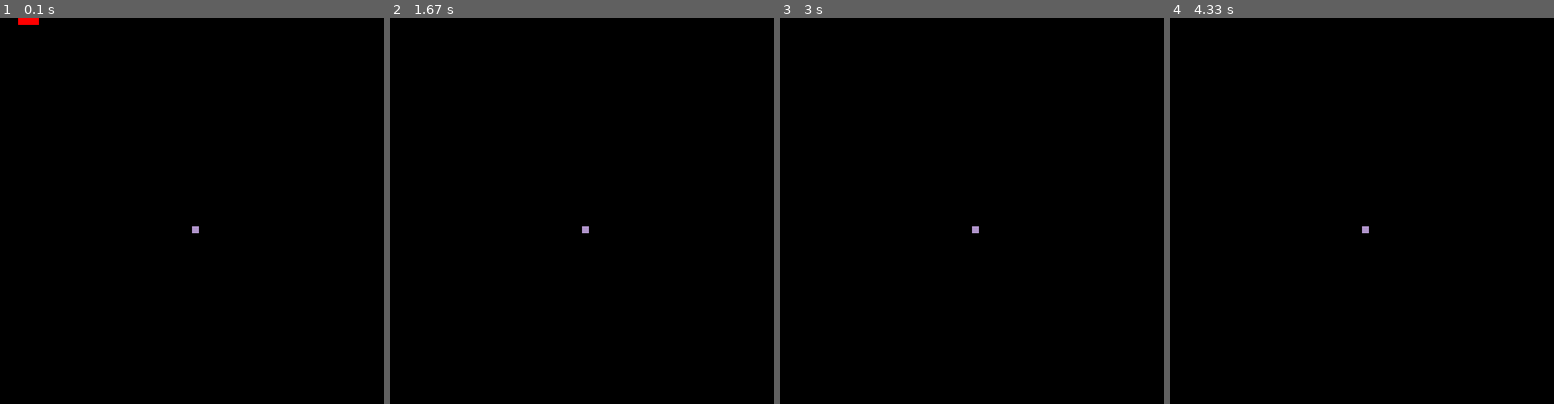
Above: before the commit, frames 1-4 (left to right).
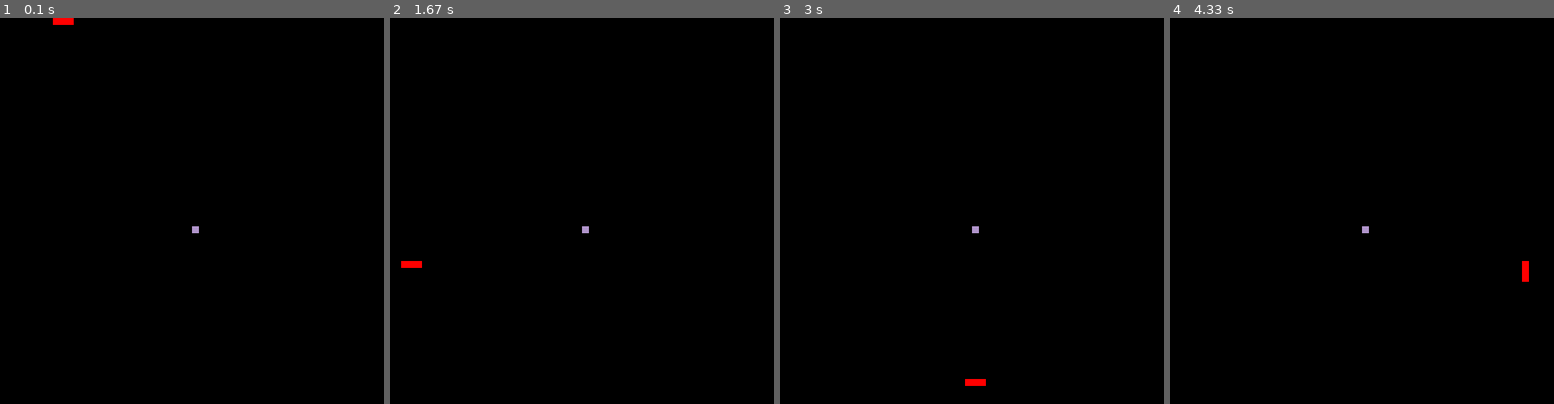
Above: after the commit, the same moments.

Repository: ERockZ/hackalytix-pygame
Game: pygame game, started from Application.py
Same seed, same stepped clock (60 frames per second), same inputs: the game is played once before the commit and once after it.
Inputs:
- Up to frame 1 (0.1 s): no input
- Up to frame 2 (1.67 s): hold Right 0.33-0.8 s; hold Up 0.83-1.3 s; hold Right from 1.33 s (still down)
- Up to frame 3 (3 s): release Right at 1.8 s; hold Down 2.4-2.7 s; hold Left from 2.73 s (still down)
- Up to frame 4 (4.33 s): release Left at 3.13 s; hold Up 3.17-3.53 s; hold Right 3.57-4.2 s; hold Down from 4.23 s (still down)

The runs differ from the first frame. In frame 1, 0.2% of the frame differs, in the area x 4-20%, y 0-2%; in frame 2, 0.1%; in frame 3, 0.1%; in frame 4, 0.1%.

Commit message:
added obstacles implemented growing procedure for the snake type GameObject

Diff:
--- a/Application.py
+++ b/Application.py
@@ -2,7 +2,7 @@
 import random
 
 class Box:
-    def __init__(self, x, y, color):
+    def __init__(self, x, y, color=(255, 0, 0)):
         self.width = 10
         self.height = 10
         self.x = x
@@ -21,10 +21,19 @@
             Box(50, 0, (255, 0, 0))
         ]
         self.velocity = 10
+        self.just_ate = False
 
     def draw(self, window):
         for box in self.body:
             box.draw(window)
+
+
+    def prepare_growth(self):
+        self.just_ate = True
+
+
+    def grow(self, x, y):
+        self.body.append(Box(x, y))
 
     def drag_tail(self, pred_x, pred_y):
         for i in range(1, len(self.body)):
@@ -34,6 +43,10 @@
             self.body[i].y = pred_y
             pred_x = curr_pos_x
             pred_y = curr_pos_y
+            if i == len(self.body)-1 and self.just_ate:
+                self.grow(curr_pos_x, curr_pos_y)
+                self.just_ate = False
+
 
     def move_left(self):
         predecessor_pos_x = self.body[0].x
@@ -58,6 +71,14 @@
         predecessor_pos_y = self.body[0].y
         self.body[0].y += 10
         self.drag_tail(predecessor_pos_x, predecessor_pos_y)
+
+    def check_self_collision(self):
+        head_box = self.body[0]
+        for i in range(1, len(self.body)):
+            body_box = self.body[i]
+            if head_box.x == body_box.x and head_box.y == body_box.y:
+                return True
+        return False
 
     def check_collision(self, box):
         for el in self.body:
@@ -77,17 +98,20 @@
         self.is_running = True
         self.snake = Snake()
         self.food = Food(300, 300, self.generate_color())
+        self.obstacles = []
         self.window_width = 600
         self.window_height = 600
         self.window = pgame.display.set_mode((self.window_height,
                                   self.window_width))
+        self.general_box_size = 10
+        self.last_pressed_key = pgame.K_RIGHT
 
 
     def start_game_loop(self):
         while self.is_running:
             self.on_loop()
             pgame.display.update()
-            pgame.time.delay(60)
+            pgame.time.delay(20)
 
 
     def generate_color(self):
@@ -97,11 +121,14 @@
 
 
     def draw_food(self):
-        pgame.draw.rect(self.window, self.food.body.color,
-                        (self.food.body.x, self.food.body.y, self.food.body.width, self.food.body.height))
+        self.food.body.draw(self.window)
 
     def draw_snake(self):
         self.snake.draw(self.window)
+
+    def draw_obstacles(self):
+        for obs in self.obstacles:
+            obs.draw(self.window)
 
 
     def generate_random_coords(self, object_width, object_height):
@@ -117,12 +144,16 @@
     def check_food_touched(self):
         return (self.food.body.x == self.snake.body.x and self.food.body.y == self.snake.body.y)
 
+    def add_obstacle(self):
+        coords = self.generate_random_coords(self.general_box_size, self.general_box_size)
+        self.obstacles.append(Box(coords[0], coords[1]))
+
 
     def on_loop(self):
         # Handle general game 'events' - e.g. QUIT which resembles the user closing the window
         for event in pgame.event.get():
             if event.type == pgame.QUIT:
-                run = False
+                self.is_running = False
 
         # get an array representing the 'pressed' state of all keys
         # is 1 at a specific index if the corresponding key is pressed, else 0
@@ -130,18 +161,33 @@
         # this array can be used to check if specific keys are pressed
 
         # the four arrow keys for directed movement
-        if keys[pgame.K_LEFT]:
-        #    if (self.snake.body.x-self.snake.velocity >= 0):
+        if keys[pgame.K_LEFT] and not self.last_pressed_key == pgame.K_RIGHT:
+            self.last_pressed_key = pgame.K_LEFT
+        if keys[pgame.K_RIGHT] and not self.last_pressed_key == pgame.K_LEFT:
+            self.last_pressed_key = pgame.K_RIGHT
+        if keys[pgame.K_UP] and not self.last_pressed_key == pgame.K_DOWN:
+            self.last_pressed_key = pgame.K_UP
+        if keys[pgame.K_DOWN] and not self.last_pressed_key == pgame.K_UP:
+            self.last_pressed_key = pgame.K_DOWN
+
+        if self.last_pressed_key == pgame.K_LEFT:
             self.snake.move_left()
-        if keys[pgame.K_RIGHT]:
-        #    if (self.snake.body.x+self.snake.velocity< self.window_width):
+        if self.last_pressed_key == pgame.K_RIGHT:
             self.snake.move_right()
-        if keys[pgame.K_UP]:
-        #    if (self.snake.body.y-self.snake.velocity >= 0):
+        if self.last_pressed_key == pgame.K_DOWN:
+            self.snake.move_down()
+        if self.last_pressed_key == pgame.K_UP:
             self.snake.move_up()
-        if keys[pgame.K_DOWN]:
-        #    if (self.snake.body.y+self.snake.velocity < self.window_height):
-            self.snake.move_down()
+
+        snakehead = self.snake.body[0]
+        if snakehead.x < 0:
+            snakehead.x = self.window_width - self.general_box_size
+        if snakehead.x >= self.window_width:
+            snakehead.x = 0
+        if snakehead.y < 0:
+            snakehead.y = self.window_height - self.general_box_size
+        if snakehead.y >= self.window_height:
+            snakehead.y = 0
 
         # the 'c' key -> generate a new color at random
         #if keys[pgame.K_c]:
@@ -159,10 +205,22 @@
         # rect(Surface, color, Rect, width=0)
         self.draw_food()
         self.draw_snake()
+        self.draw_obstacles()
+
+
+
 
         if self.snake.check_collision(self.food.body):
+            self.snake.prepare_growth()
             self.food = self.spawn_food()
-
+            self.add_obstacle()
+
+        for obs in self.obstacles:
+            if self.snake.check_collision(obs):
+                self.is_running = False
+
+        if self.snake.check_self_collision():
+            self.is_running = False
 
 if __name__ == "__main__":
     application = Application()
